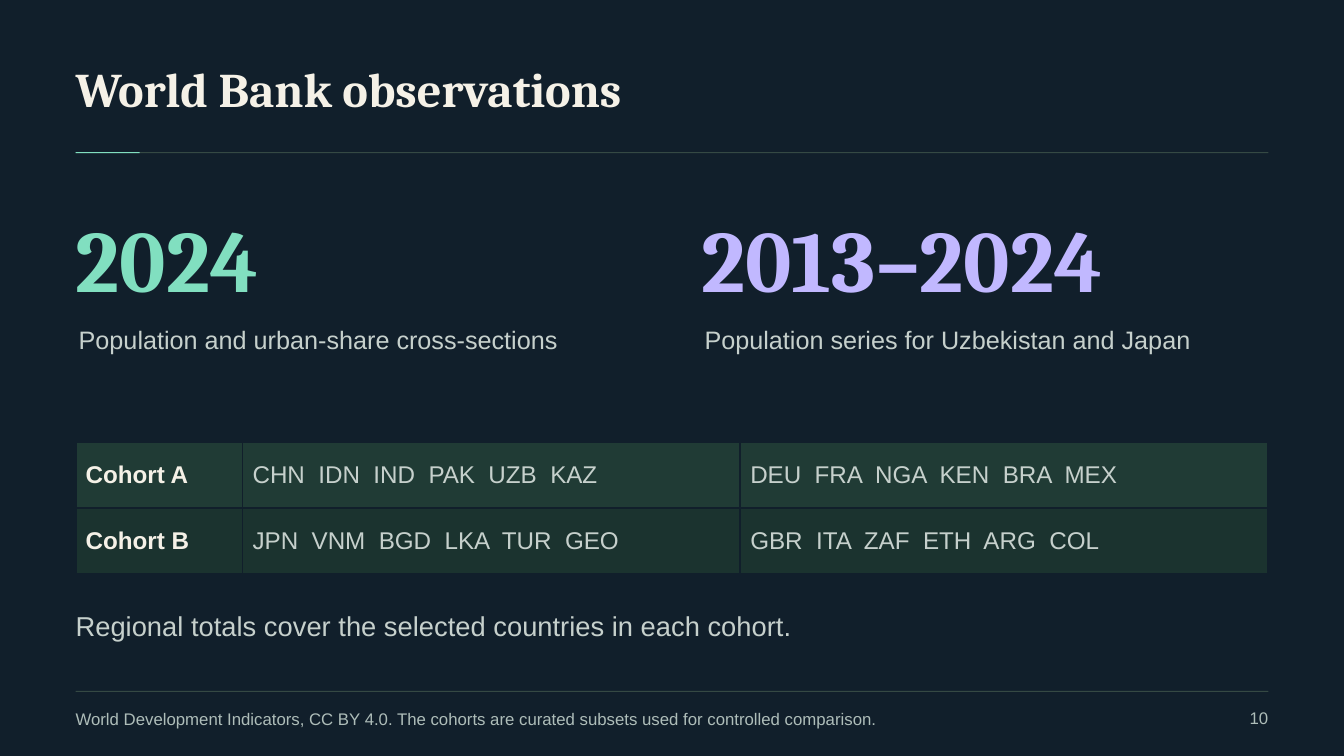
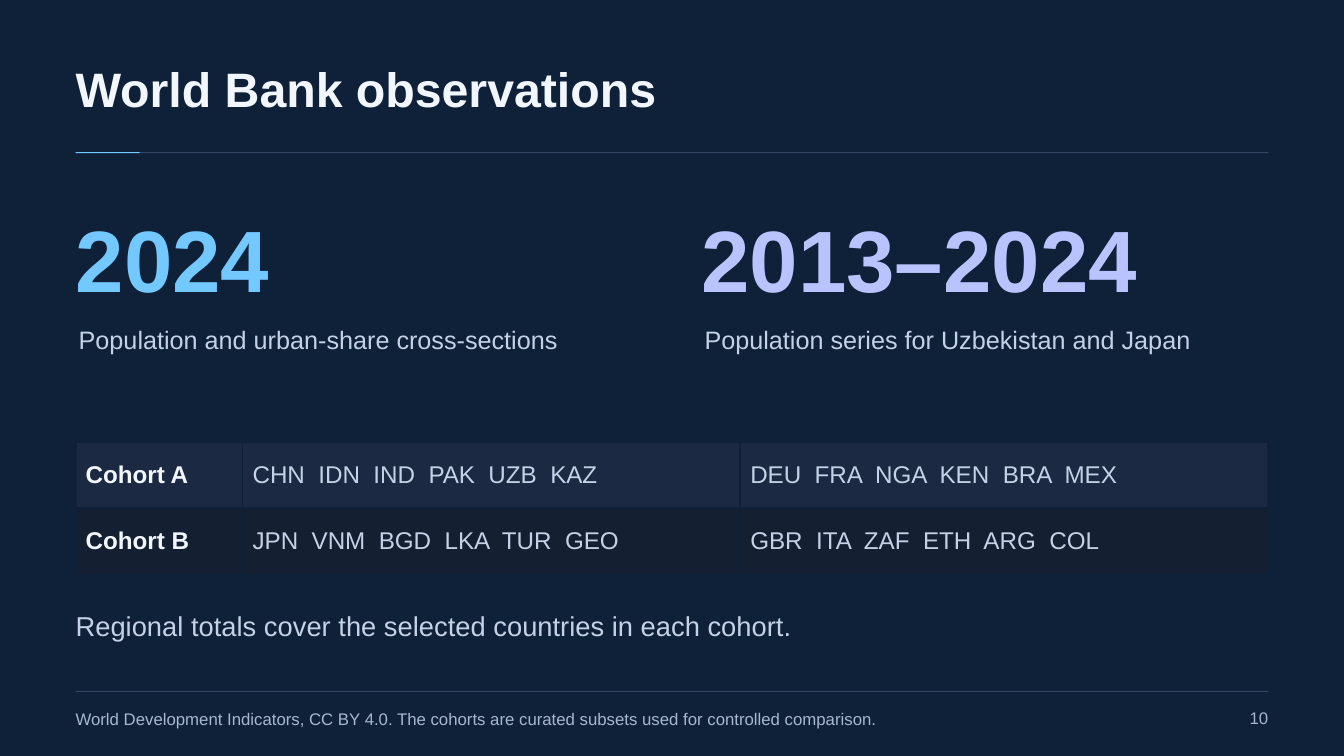
Before and after one commit to naazzarov/trustverify-ai-analysis, a slide deck: slide 10 of presentation/TrustVerify-Dark-Defense.pptx. Drawn at 1344x756 pixels with LibreOffice and Linux fonts; fonts in the diff are those of the drawing. Boxes give left, top, right and bottom in pixels: in the first picture for what was removed or moved away, otherwise in the second. Text is boxed around its words. In the diff, an @@ line names an element or a change of style, - is before the commit and + after.

Commit message:
Apply navy typography and integrate the SCU cover wordmark

```diff
--- a/presentation/TrustVerify-Dark-Defense.pptx
+++ b/presentation/TrustVerify-Dark-Defense.pptx
@@ background #111F2B to #0E2138 @@
@@ text "World Bank observations" at <box>76,72,656,108</box>: font Cambria to Arial, text colour #F5F1E7 to #F2F6FF @@
@@ rectangle at <box>76,152,1268,153</box>: fill #354944 to #304663 @@
@@ rectangle at <box>76,152,140,153</box>: fill #81DFC0 to #72C8FF @@
@@ text "2024" at <box>76,231,270,293</box>: font Cambria to Arial, text colour #81DFC0 to #72C8FF @@
@@ text "2013–2024" at <box>701,231,1137,293</box>: font Cambria to Arial, text colour #C1B8FF to #B9C4FF @@
@@ table at <box>76,443,1269,575</box> @@
@@ fill #203B35 to #1B2A42 in row 1 @@
@@ fill #1B332F to #151F32 in row 2 @@
@@ text colour #F5F1E7 to #F2F6FF in "Cohort A", "Cohort B" @@
@@ text colour #C6D0CC to #C4D1E6 in "CHN IDN IND PAK UZB KAZ", "DEU FRA NGA KEN BRA MEX", "JPN VNM BGD LKA TUR GEO", "GBR ITA ZAF ETH ARG COL" @@
@@ borders changed @@
@@ text colour #C6D0CC to #C4D1E6 in 3 elements at <box>79,330,558,355</box>, <box>705,330,1191,355</box>, <box>76,616,792,641</box> @@
@@ text "World Development Indicators, CC BY ..." at <box>76,713,876,729</box>: text colour #AEBDB9 to #A6B7D2 @@
@@ rectangle at <box>76,691,1268,692</box>: fill #354944 to #304663 @@
@@ text "10" at <box>1250,712,1269,724</box>: text colour #AEBDB9 to #A6B7D2 @@
```
Also in this commit, not shown: 21 other slides changed, 7 other files.
